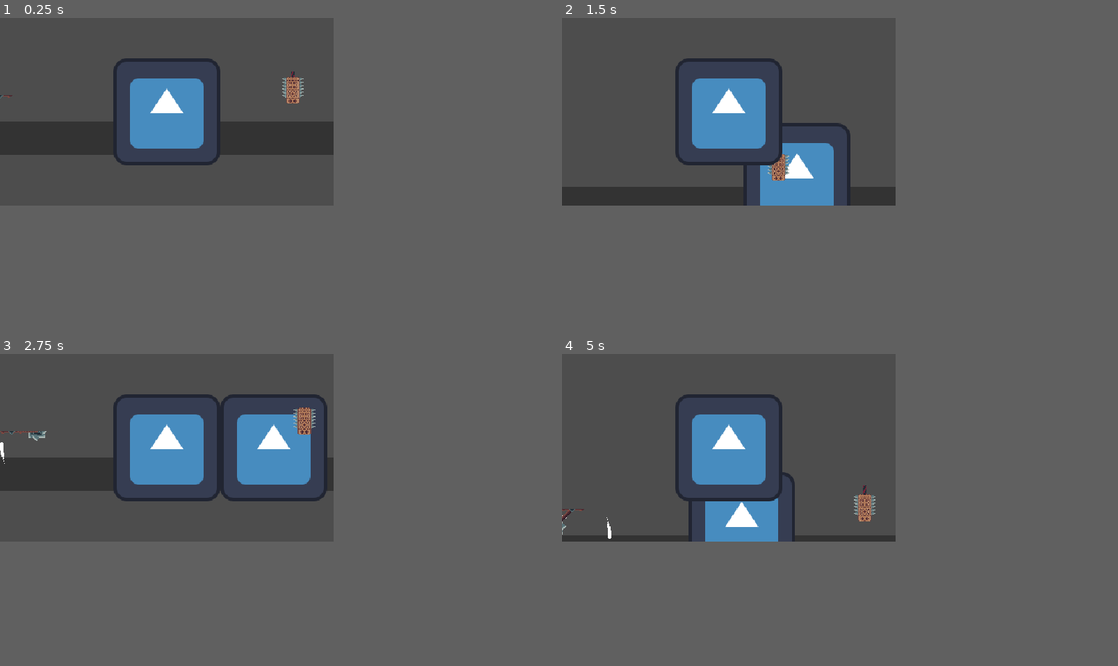
Above: before the commit, frames 1-4 (two rows, left to right).
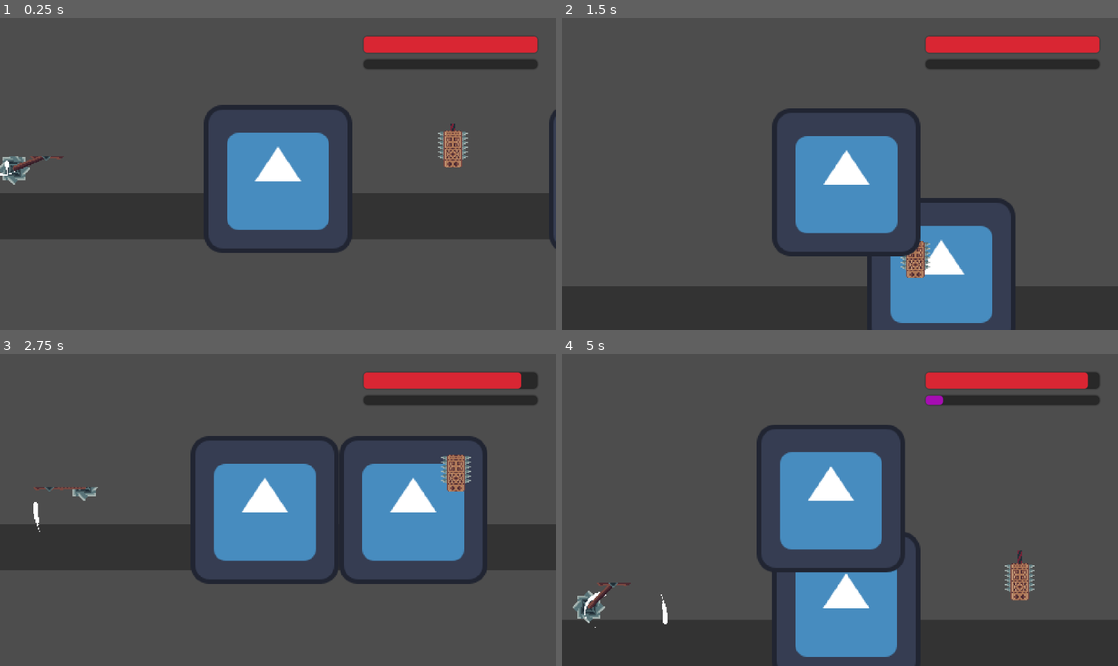
Above: after the commit, the same moments.

Repository: LakshyaChahar/CrimsonClaw
Game: Godot game, scene res://Scenes/Levels/dummy_level.tscn
Two runs of this game, one before a commit and one after it. Both use one fixed random seed, a clock stepped at 60 frames per second and the inputs below. The engine's default icon, where the game draws it, is replaced by a stand-in: a white triangle on a blue panel in a dark square.
Inputs (mouse positions are in pixels of both pictures, inside the frame that each line leads up to):
- Up to frame 1 (0.25 s): no input
- Up to frame 2 (1.5 s): tap Enter (ui_accept) at 0.5 s; move the mouse to (801, 102) at 0.52 s; hold D (move_right) from 0.53 s (still down); click (801, 102) at 0.6 s; tap Space (jump) at 0.77 s; move the mouse to (662, 120) at 1.27 s; click (662, 120) at 1.35 s
- Up to frame 3 (2.75 s): tap Space (jump) at 1.52 s; move the mouse to (200, 407) at 2.02 s; release D (move_right) at 2.03 s; hold A (move_left) from 2.03 s (still down); tap Shift (dash) at 2.1 s; click (200, 407) at 2.3 s
- Up to frame 4 (5 s): move the mouse to (712, 485) at 2.77 s; release A (move_left) at 2.78 s; hold D (move_right) 2.78-4.28 s; click (712, 485) at 2.85 s; tap Space (jump) at 3.02, 3.77, 4.52 s; move the mouse to (828, 475) at 3.52 s; click (828, 475) at 3.6 s; move the mouse to (628, 419) at 4.27 s; hold A (move_left) from 4.28 s (still down); tap Shift (dash) at 4.35 s; click (628, 419) at 4.55 s
In our replay, the window is 480x270 before the commit and 800x449 after it. These sizes can differ from the game's own. Grey fills any space a smaller window leaves; there, only what the larger window draws over its background counts as a difference.

The runs differ from the first frame. In frame 1, 29% of the frame differs, in the area x 0-100%, y 5-76%; in frame 2, 32%; in frame 3, 32%; in frame 4, 33%, in the area x 0-100%, y 5-100%.

Commit message:
added camera node and health,bloodthirst UI elements

Diff:
--- a/Scenes/Entities/Enemy/Stalkerghoul.tscn
+++ b/Scenes/Entities/Enemy/Stalkerghoul.tscn
@@ -55,7 +55,8 @@
 radius = 16.0
 
 [node name="Stalkerghoul" type="CharacterBody2D" unique_id=1282923343]
-collision_layer = 2
+collision_layer = 8
+collision_mask = 3
 script = ExtResource("1_enemy")
 is_stealth = true
 
@@ -91,8 +92,8 @@
 lunge_speed = 700.0
 
 [node name="Hitbox" type="Area2D" parent="." unique_id=1121732304]
-collision_layer = 32
-collision_mask = 4
+collision_layer = 16
+collision_mask = 2
 script = ExtResource("8_hitbox")
 damage = 25.0
 knockback_force = 200.0
--- a/Scenes/Entities/Player/player.tscn
+++ b/Scenes/Entities/Player/player.tscn
@@ -8,7 +8,7 @@
 [ext_resource type="Script" uid="uid://doa2b830cb1gc" path="res://Scripts/Entities/Player/States/jump_state.gd" id="6_jump"]
 [ext_resource type="Script" uid="uid://dkl26vg3lqj2j" path="res://Scripts/Entities/Player/States/fall_state.gd" id="7_fall"]
 [ext_resource type="Script" uid="uid://15qthe6hnhq7" path="res://Scripts/Entities/Player/States/dash_state.gd" id="8_dash"]
-[ext_resource type="Script" uid="uid://c3cvwg5dio4ji" path="res://Scripts/Entities/Player/States/skill_state.gd" id="9_skill"]
+[ext_resource type="Script" uid="uid://ceg320yt7j4ia" path="res://Scripts/Entities/Player/States/melee_attack_state.gd" id="9_skill"]
 [ext_resource type="Script" uid="uid://bugi7oikbimpt" path="res://Scripts/Entities/Player/States/dead_state.gd" id="10_dead"]
 [ext_resource type="Script" uid="uid://cks5b8uy7k5xl" path="res://Scripts/Core/hitbox.gd" id="11_0yfgq"]
 [ext_resource type="Script" uid="uid://bohxydkawxl6a" path="res://Scripts/Core/hurtbox.gd" id="12_hurtbox"]
@@ -71,6 +71,36 @@
 
 [sub_resource type="CircleShape2D" id="CircleShape2D_0fwr3"]
 
+[sub_resource type="StyleBoxFlat" id="StyleBoxFlat_bg"]
+bg_color = Color(0.12, 0.12, 0.12, 0.8)
+border_width_left = 1
+border_width_top = 1
+border_width_right = 1
+border_width_bottom = 1
+border_color = Color(0.25, 0.25, 0.25, 1)
+corner_radius_top_left = 4
+corner_radius_top_right = 4
+corner_radius_bottom_right = 4
+corner_radius_bottom_left = 4
+expand_margin_left = 1.0
+expand_margin_top = 1.0
+expand_margin_right = 1.0
+expand_margin_bottom = 1.0
+
+[sub_resource type="StyleBoxFlat" id="StyleBoxFlat_health"]
+bg_color = Color(0.85, 0.15, 0.2, 1)
+corner_radius_top_left = 3
+corner_radius_top_right = 3
+corner_radius_bottom_right = 3
+corner_radius_bottom_left = 3
+
+[sub_resource type="StyleBoxFlat" id="StyleBoxFlat_blood"]
+bg_color = Color(0.65, 0.05, 0.7, 1)
+corner_radius_top_left = 3
+corner_radius_top_right = 3
+corner_radius_bottom_right = 3
+corner_radius_bottom_left = 3
+
 [node name="Player" type="CharacterBody2D" unique_id=1658174949]
 z_index = 2
 collision_layer = 2
@@ -78,6 +108,14 @@
 
 [node name="CollisionShape2D" type="CollisionShape2D" parent="." unique_id=810423284]
 shape = SubResource("CapsuleShape2D_1")
+
+[node name="Camera2D" type="Camera2D" parent="." unique_id=2045404950]
+position_smoothing_enabled = true
+position_smoothing_speed = 10.0
+drag_left_margin = 0.0
+drag_top_margin = 0.0
+drag_right_margin = 0.0
+drag_bottom_margin = 0.0
 
 [node name="AnimatedSprite2D" type="AnimatedSprite2D" parent="." unique_id=19559982]
 sprite_frames = SubResource("SpriteFrames_1")
@@ -128,3 +166,31 @@
 
 [node name="CollisionShape2D" type="CollisionShape2D" parent="Hurtbox" unique_id=261566379]
 shape = SubResource("CapsuleShape2D_1")
+
+[node name="HUD" type="CanvasLayer" parent="." unique_id=191024357]
+
+[node name="VBoxContainer" type="VBoxContainer" parent="HUD" unique_id=191024358]
+anchors_preset = 1
+anchor_left = 1.0
+anchor_right = 1.0
+offset_left = -166.0
+offset_top = 16.0
+offset_right = -16.0
+offset_bottom = 54.0
+grow_horizontal = 0
+theme_override_constants/separation = 6
+
+[node name="HealthBar" type="ProgressBar" parent="HUD/VBoxContainer" unique_id=191024359]
+custom_minimum_size = Vector2(150, 14)
+layout_mode = 2
+theme_override_styles/background = SubResource("StyleBoxFlat_bg")
+theme_override_styles/fill = SubResource("StyleBoxFlat_health")
+value = 100.0
+show_percentage = false
+
+[node name="BloodthirstBar" type="ProgressBar" parent="HUD/VBoxContainer" unique_id=191024360]
+custom_minimum_size = Vector2(150, 8)
+layout_mode = 2
+theme_override_styles/background = SubResource("StyleBoxFlat_bg")
+theme_override_styles/fill = SubResource("StyleBoxFlat_blood")
+show_percentage = false
--- a/Scenes/Levels/dummy_level.tscn
+++ b/Scenes/Levels/dummy_level.tscn
@@ -26,8 +26,6 @@
 [node name="Player" parent="." unique_id=1836431379 instance=ExtResource("1_player")]
 position = Vector2(0, 50)
 
-[node name="Camera2D" type="Camera2D" parent="Player" unique_id=1090073344]
-zoom = Vector2(1.2, 1.2)
 
 [node name="Enemy" parent="." unique_id=238807970 instance=ExtResource("2_enemy")]
 position = Vector2(300, 50)
--- a/Scripts/Entities/Player/States/melee_attack_state.gd
+++ b/Scripts/Entities/Player/States/melee_attack_state.gd
@@ -31,6 +31,10 @@
 		if sprite:
 			sprite.animation_finished.connect(_on_animation_finished)
 			sprite.frame_changed.connect(_on_frame_changed)
+
+			# Handle placeholder/short animations by enabling hitbox immediately
+			if hitbox_shape and sprite.sprite_frames and sprite.sprite_frames.has_animation("attack") and sprite.sprite_frames.get_frame_count("attack") <= 2:
+				hitbox_shape.set_deferred("disabled", false)
 
 	# Halt horizontal movement during melee swing
 	character.velocity.x = 0.0
@@ -70,9 +74,10 @@
 
 	# --- HITBOX TIMING CONFIGURATION ---
 	# We enable the hitbox only on specific "active swing" frames of the animation.
-	# Example: If your "attack" animation has 5 frames, and the swing happens on frames 2 & 3:
 	if sprite.animation == "attack":
-		if sprite.frame in [2, 3]:
+		if sprite.sprite_frames and sprite.sprite_frames.has_animation("attack") and sprite.sprite_frames.get_frame_count("attack") <= 2:
+			hitbox_shape.set_deferred("disabled", false)
+		elif sprite.frame in [2, 3]:
 			hitbox_shape.set_deferred("disabled", false) # Enable hitbox
 		else:
 			hitbox_shape.set_deferred("disabled", true)  # Disable hitbox
--- a/Scripts/Entities/Player/player.gd
+++ b/Scripts/Entities/Player/player.gd
@@ -24,6 +24,9 @@
 @export var current_bloodthirst: float = 0.0
 signal bloodthirst_changed(old_value: float, new_value: float)
 
+@onready var health_bar: ProgressBar = $HUD/VBoxContainer/HealthBar
+@onready var bloodthirst_bar: ProgressBar = $HUD/VBoxContainer/BloodthirstBar
+
 func _ready() -> void:
 	super._ready()
 	add_to_group("Player")
@@ -34,6 +37,28 @@
 	for hitbox in hitboxes:
 		if hitbox is Hitbox:
 			hitbox.hit_registered.connect(_on_attack_hit)
+
+	# Initialize HUD ProgressBars
+	if health_bar:
+		health_bar.max_value = max_health
+		health_bar.value = current_health
+	if bloodthirst_bar:
+		bloodthirst_bar.max_value = max_bloodthirst
+		bloodthirst_bar.value = current_bloodthirst
+
+	# Connect change signals
+	health_changed.connect(_on_health_changed)
+	bloodthirst_changed.connect(_on_bloodthirst_changed)
+
+	setup_camera_limits()
+
+func _on_health_changed(_old_value: float, new_value: float) -> void:
+	if health_bar:
+		health_bar.value = new_value
+
+func _on_bloodthirst_changed(_old_value: float, new_value: float) -> void:
+	if bloodthirst_bar:
+		bloodthirst_bar.value = new_value
 
 ## Safely increases bloodthirst, capped at max_bloodthirst
 func add_bloodthirst(amount: float) -> void:
@@ -85,3 +110,34 @@
 	final_jump = action_jump if InputMap.has_action(action_jump) else "ui_accept"
 	final_dash = action_dash if InputMap.has_action(action_dash) else "ui_select"
 	final_skill = action_skill if InputMap.has_action(action_skill) else "ui_focus_next"
+
+## Automatically detects a child Camera2D and sets its boundaries to the TileMap/TileMapLayer limits.
+func setup_camera_limits() -> void:
+	var camera = find_child("Camera2D", true, false) as Camera2D
+	if not camera:
+		return
+
+	# First check for any node in the "TileMap" group
+	var tilemap = get_tree().get_first_node_in_group("TileMap")
+
+	# If not found, look for any TileMap or TileMapLayer node in the active scene tree
+	if not tilemap:
+		var root_scene = get_tree().current_scene
+		if root_scene:
+			tilemap = root_scene.find_child("*TileMap*", true, false)
+			if not tilemap:
+				tilemap = root_scene.find_child("*TileMapLayer*", true, false)
+
+	if tilemap:
+		var rect: Rect2i
+		# Check if get_used_rect method exists (both TileMap and TileMapLayer have it)
+		if tilemap.has_method("get_used_rect"):
+			rect = tilemap.get_used_rect()
+
+		# If the node has a tile_set, calculate limits in pixels
+		if rect != Rect2i() and "tile_set" in tilemap and tilemap.tile_set:
+			var cell_size = tilemap.tile_set.tile_size
+			camera.limit_left = rect.position.x * cell_size.x
+			camera.limit_top = rect.position.y * cell_size.y
+			camera.limit_right = rect.end.x * cell_size.x
+			camera.limit_bottom = rect.end.y * cell_size.y
--- a/project.godot
+++ b/project.godot
@@ -23,6 +23,10 @@
 
 window/size/viewport_width=480
 window/size/viewport_height=270
+window/size/window_width_override=1280
+window/size/window_height_override=720
+window/stretch/mode="canvas_items"
+window/stretch/aspect="keep"
 
 [input]
 
